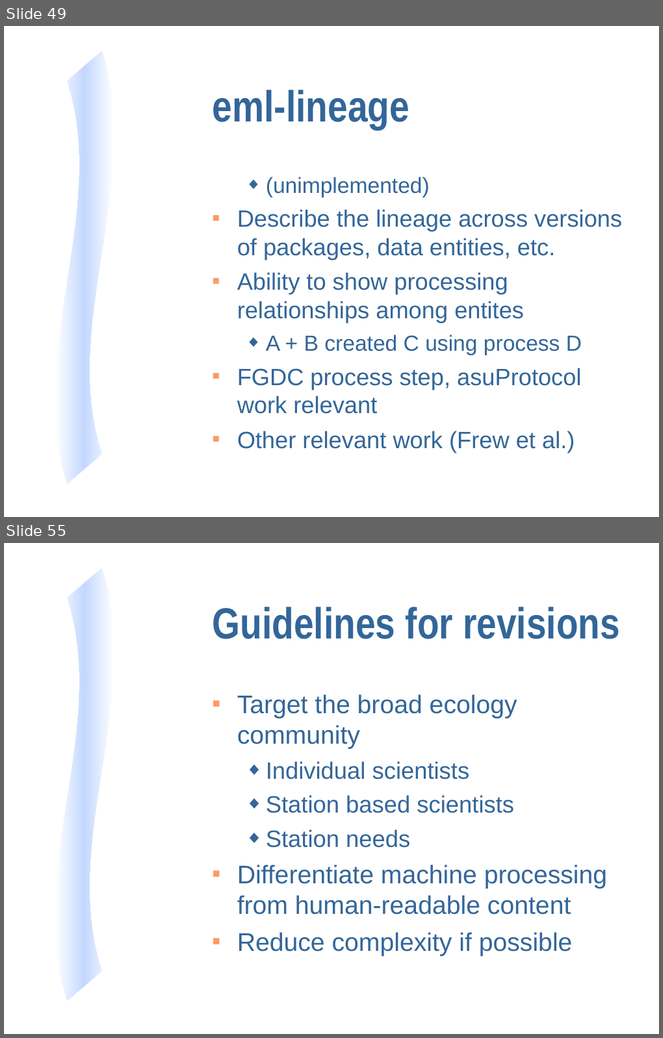
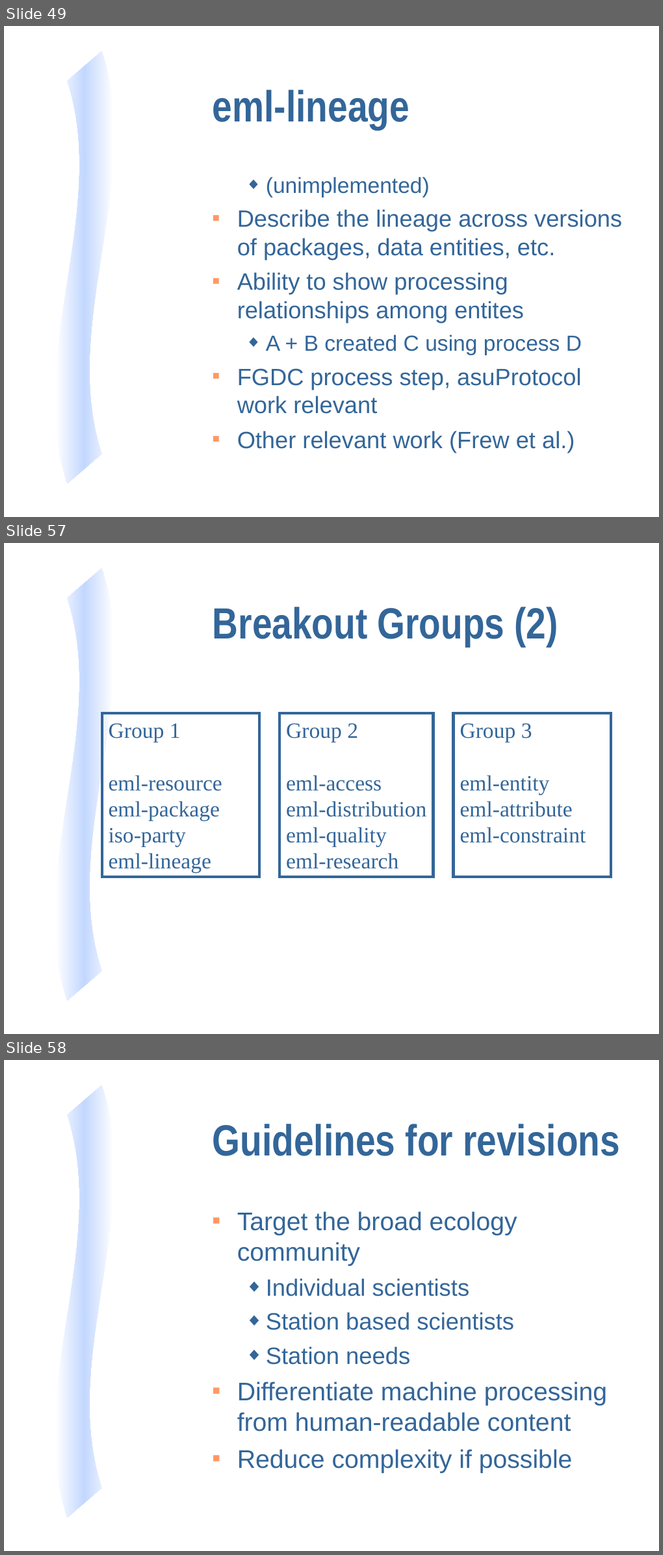
Before and after one commit to NCEAS/eml, a slide deck: display/eml-overview-200010402.ppt. Shown one above the other, each under a label of ours: slides 49 and 55 before the commit, slides 49, 57 and 58 after it; the slides between them are not shown. The pictures are 663x1038 and 663x1555 pixels, drawn with LibreOffice and Linux fonts; fonts in the diff are those of the drawing. Boxes give left, top, right and bottom in pixels: in the first picture for what was removed or moved away, otherwise in the second. Text is boxed around its words. In the diff, an @@ line names an element or a change of style, - is before the commit and + after.

```diff
--- a/display/eml-overview-200010402.ppt
+++ b/display/eml-overview-200010402.ppt
@@ slide 57 added at (x1=4, y1=543, x2=659, y2=1034), background #FFFFFF; not listed: 1 template element that a slide beside it also shows @@
@@ title added at (x1=213, y1=607, x2=558, y2=646), 48 pt, text #336699, bold @@
+Breakout Groups (2)
@@ rectangle added at (x1=102, y1=713, x2=259, y2=877), outline #336699 3 pt, 24 pt, text #336699 @@
+Group 1
+eml-resource
+eml-package
+iso-party
+eml-lineage
@@ rectangle added at (x1=280, y1=713, x2=434, y2=877), outline #336699 3 pt, 24 pt, text #336699 @@
+Group 2
+eml-access
+eml-distribution
+eml-quality
+eml-research
@@ rectangle added at (x1=453, y1=713, x2=610, y2=877), outline #336699 3 pt, 24 pt, text #336699 @@
+Group 3
+eml-entity
+eml-attribute
+eml-constraint
@@ what was slide 55 is now slide 58 @@
```
Also in this commit, not shown: 10 slides changed, 2 other slides added.
